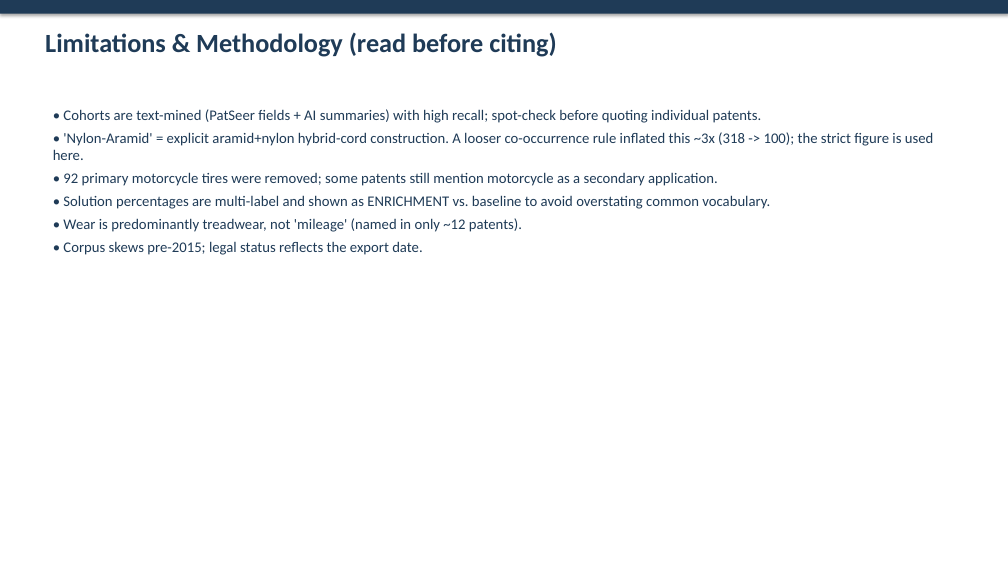
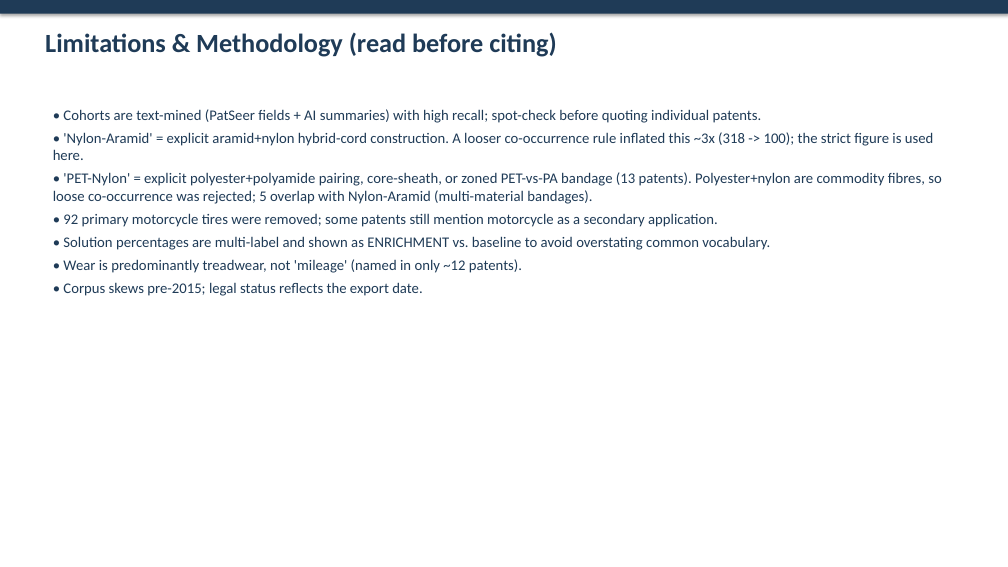
Before and after one commit to sreeharshahr09-gif/Sri, a slide deck: slide 11 of reports/Hybrid_Cord_Wear_Analysis.pptx (slide 9 before the commit). Drawn at 1008x567 pixels with LibreOffice and Linux fonts; fonts in the diff are those of the drawing. Boxes give left, top, right and bottom in pixels: in the first picture for what was removed or moved away, otherwise in the second. Text is boxed around its words. In the diff, an @@ line names an element or a change of style, - is before the commit and + after.

```diff
--- a/reports/Hybrid_Cord_Wear_Analysis.pptx
+++ b/reports/Hybrid_Cord_Wear_Analysis.pptx
@@ text at bbox=[53, 172, 941, 204]: paragraph added @@
+• 'PET-Nylon' = explicit polyester+polyamide pairing, core-sheath, or zoned PET-vs-PA bandage (13 patents). Polyester+nylon are commodity fibres, so loose co-occurrence was rejected; 5 overlap with Nylon-Aramid (multi-material bandages).
```
Also in this commit, not shown: 4 other slides changed, 2 slides added, 7 other files.
